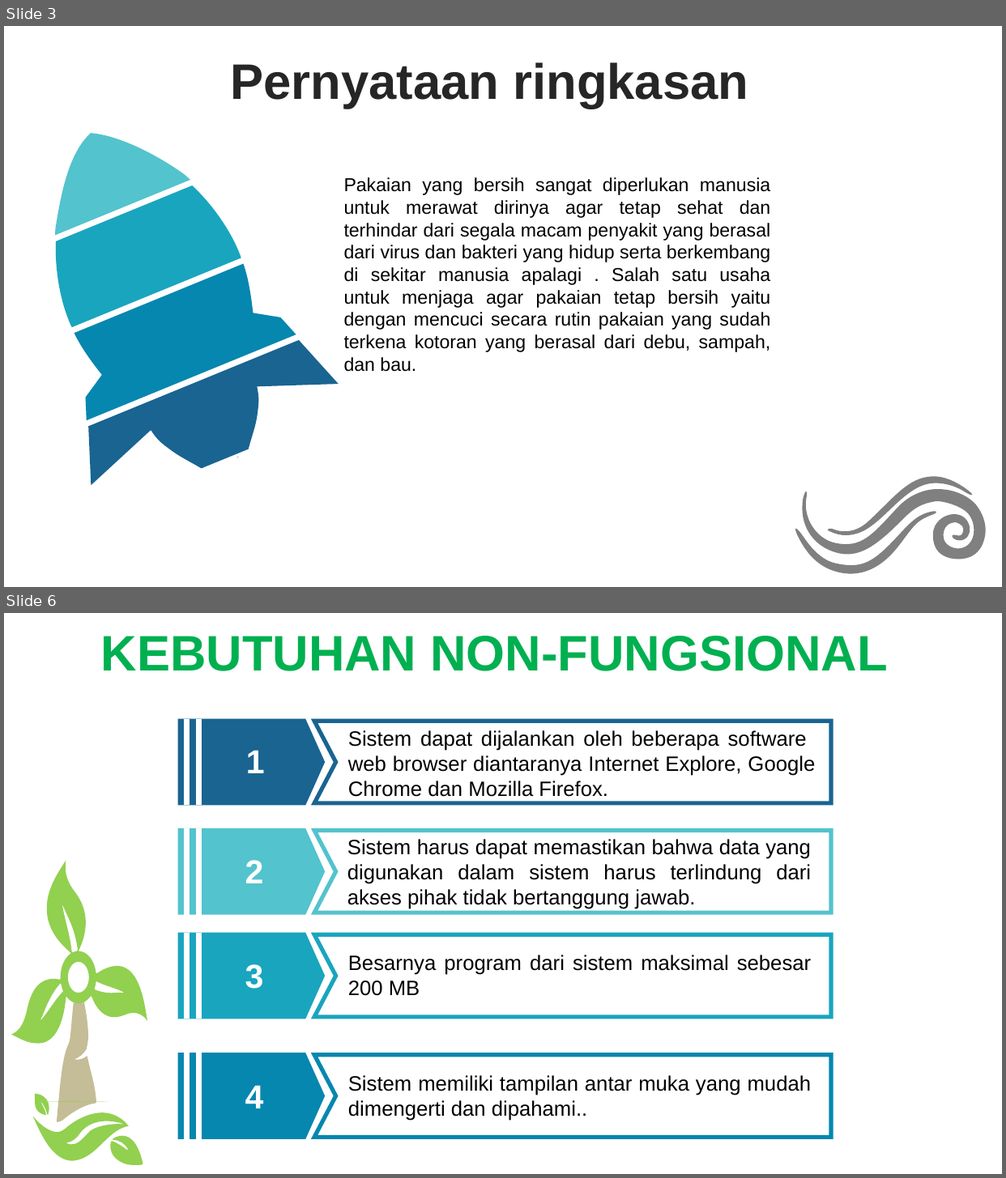
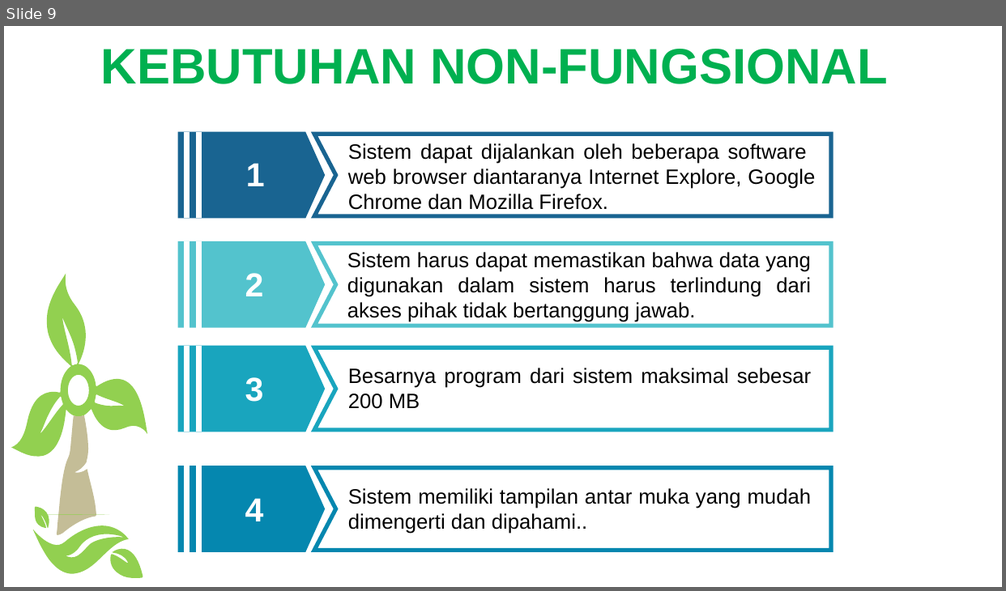
Before and after one commit to sahrul1610/Proyek1, a slide deck: Kelompok Proyek.pptx. Shown one above the other, each under a label of ours: slides 3 and 6 before the commit, slide 9 after it; the slides between them are not shown. The pictures are 1006x1178 and 1006x591 pixels, drawn with LibreOffice and Linux fonts; fonts in the diff are those of the drawing. Boxes give left, top, right and bottom in pixels: in the first picture for what was removed or moved away, otherwise in the second. Text is boxed around its words. In the diff, an @@ line names an element or a change of style, - is before the commit and + after.

```diff
--- a/Kelompok Proyek.pptx
+++ b/Kelompok Proyek.pptx
@@ slide 3 removed at [4,26,1002,587], background #FFFFFF @@
@@ text removed at [231,62,749,109] @@
-Pernyataan ringkasan
@@ group removed at [39,126,349,513]: 4 freeform shapes @@
@@ text removed at [344,177,771,372] @@
-Pakaian yang bersih sangat diperlukan manusia untuk merawat dirinya agar tetap sehat dan terhindar dari segala macam penyakit yang berasal dari virus dan bakteri yang hidup serta berkembang di sekitar manusia apalagi . Salah satu usaha untuk menjaga agar pakaian tetap bersih yaitu dengan mencuci secara rutin pakaian yang sudah terkena kotoran yang berasal dari debu, sampah, dan bau.
@@ freeform shape removed at [828,476,973,535] @@
@@ freeform shape removed at [802,489,986,560] @@
@@ freeform shape removed at [795,512,936,574] @@
@@ what was slide 6 is now slide 9 @@
```
Also in this commit, not shown: 6 slides changed, 7 slides added, 4 other slides removed, 1 other file.
